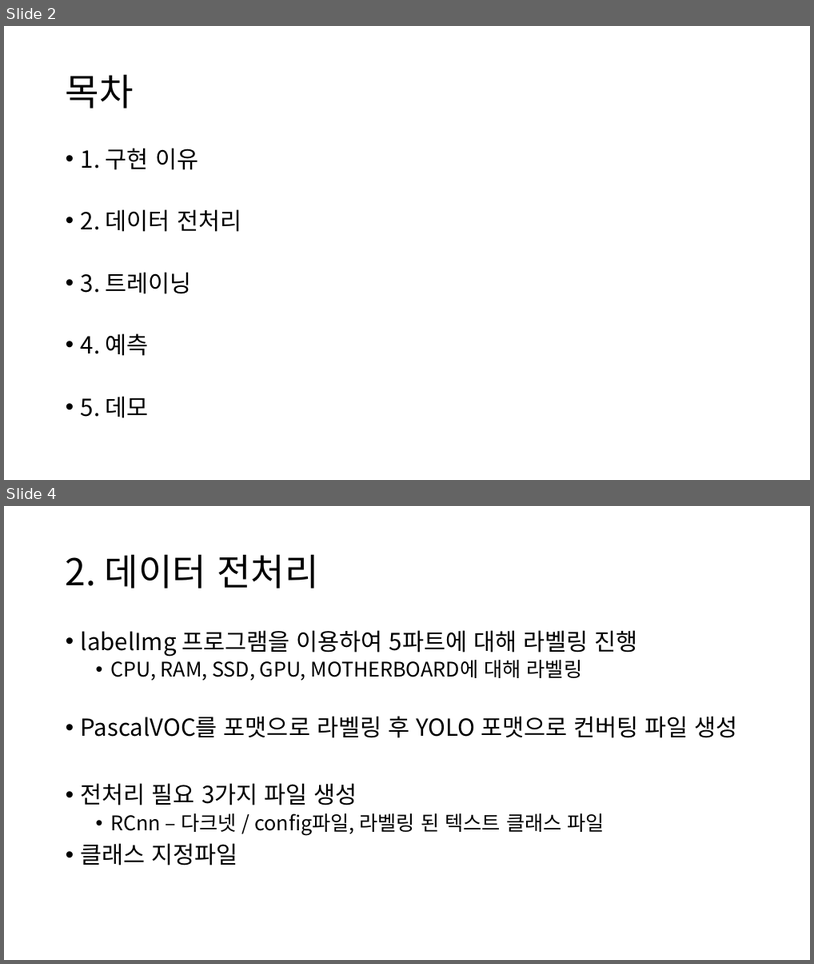
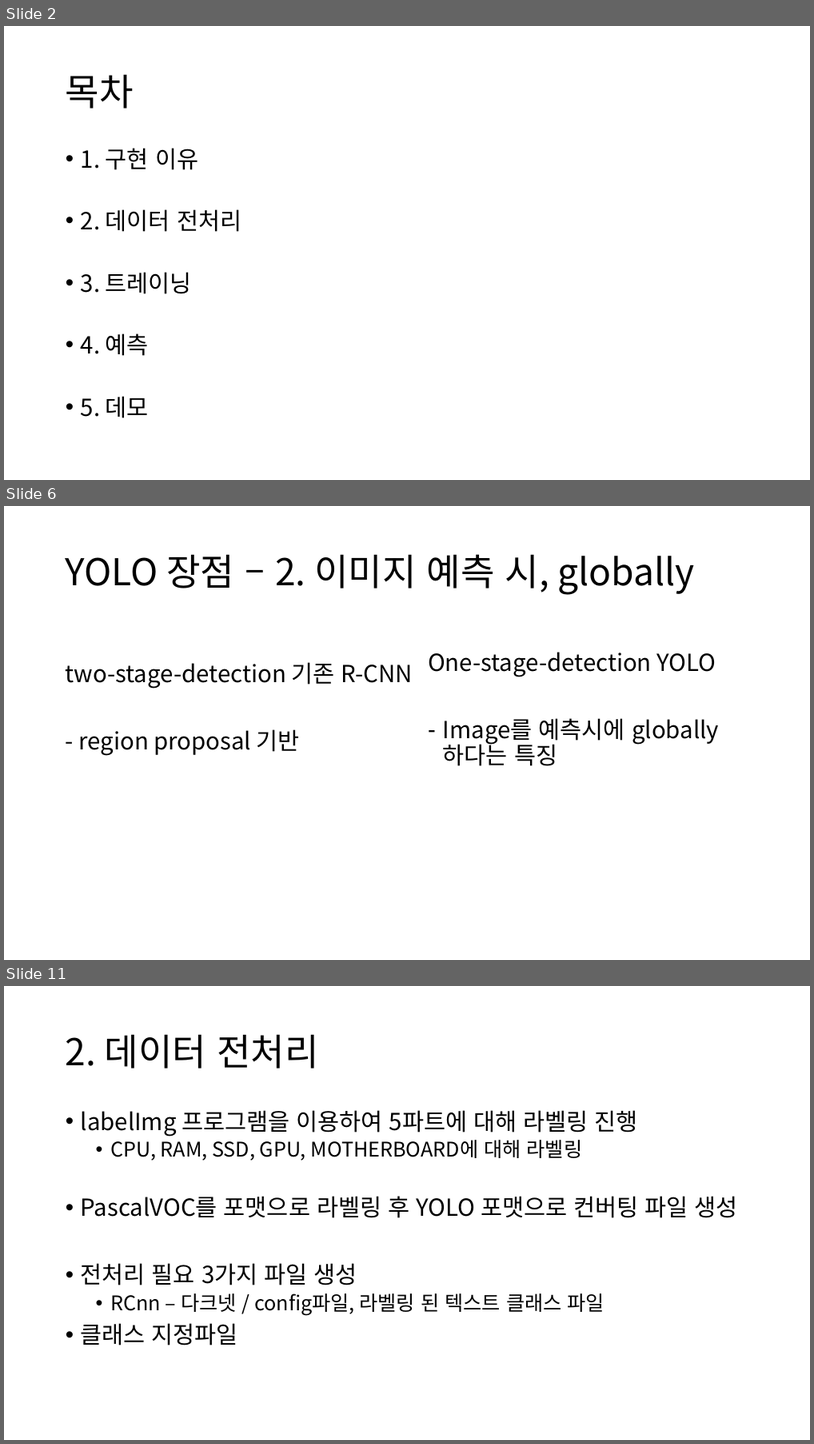
Before and after one commit to Team-Tetrapod/project, a slide deck: 2. 발표자료/PC조립 헬퍼 최종본.pptx. Shown one above the other, each under a label of ours: slides 2 and 4 before the commit, slides 2, 6 and 11 after it; the slides between them are not shown. The pictures are 814x964 and 814x1444 pixels, drawn with LibreOffice and Linux fonts; fonts in the diff are those of the drawing. Boxes give left, top, right and bottom in pixels: in the first picture for what was removed or moved away, otherwise in the second. Text is boxed around its words. In the diff, an @@ line names an element or a change of style, - is before the commit and + after.

```diff
--- a/2. 발표자료/PC조립 헬퍼 최종본.pptx
+++ b/2. 발표자료/PC조립 헬퍼 최종본.pptx
@@ slide 6 added at (x1=4, y1=506, x2=810, y2=960), background #FFFFFF @@
@@ title added at (x1=66, y1=554, x2=695, y2=595), 44 pt, text #000000 @@
+YOLO 장점 – 2. 이미지 예측 시, globally
@@ text added at (x1=66, y1=662, x2=413, y2=756), 28 pt, text #000000 @@
+two-stage-detection 기존 R-CNN
+- region proposal 기반
@@ text added at (x1=428, y1=652, x2=716, y2=766), 28 pt, text #000000 @@
+One-stage-detection YOLO
+– Image를 예측시에 globally하다는 특징
@@ what was slide 4 is now slide 11 @@
```
Also in this commit, not shown: 2 slides changed, 6 other slides added, 17 other files.
